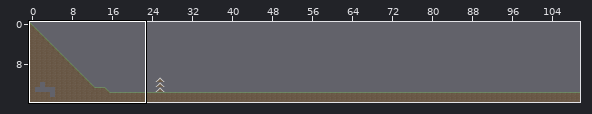
Tiled map, stored at Content/LevelDesignThree.tmx. The first picture is a wide view before the edit; the outline marks the close-up.
Close-up. As it was:
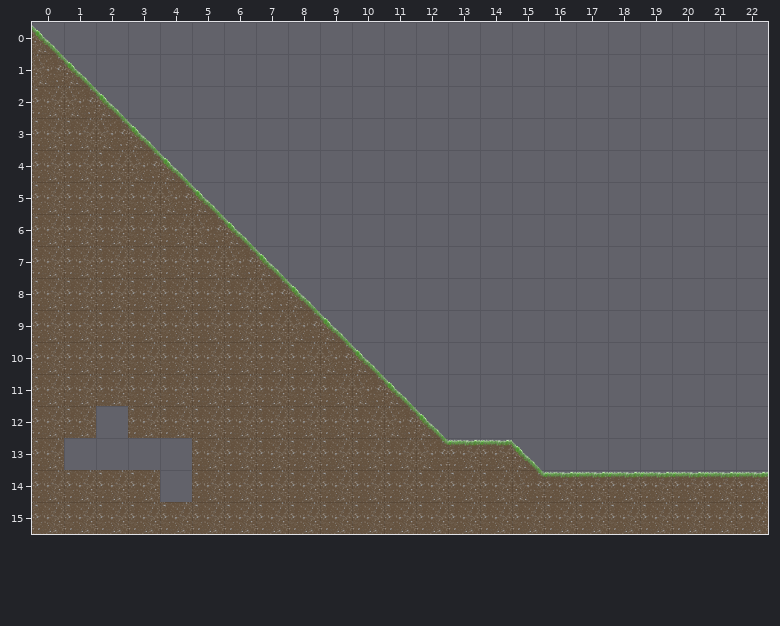
Cells are 64x64 px. Shown: x 0..22, y 0..15. The commit also changed other parts of the map, which this record leaves out.
The result:
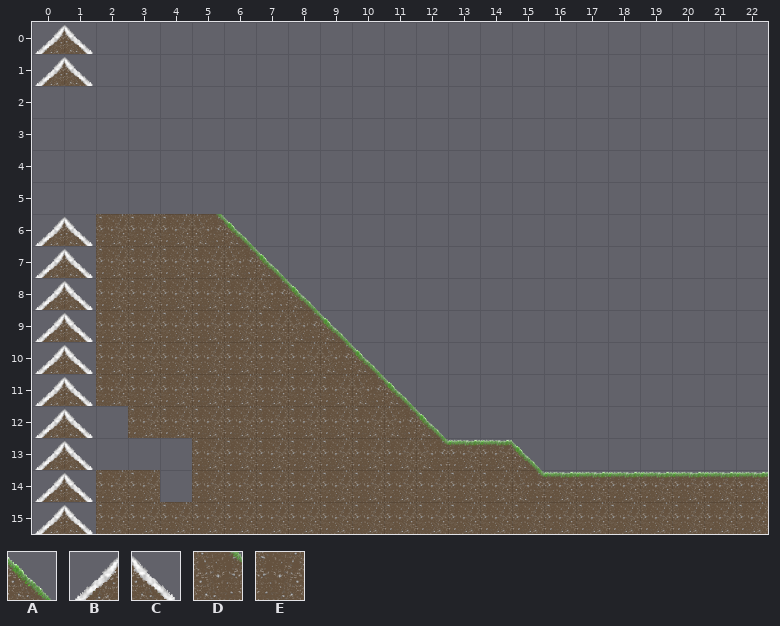
Key: from "tilesheet": A 2, B 3, C 4, D 8, E 12.
_ is an empty cell.
Changes in this commit:
Layer "Tile FG":
Tile A gives way to tile B in row 0 at x 0.
Tile D gives way to tile B in row 1 at x 0.
Tile E gives way to tile B in rows 6 to 15 at x 0.
Tile A gives way to tile C in row 1 at x 1.
Tile E gives way to tile C in rows 6 to 12 at x 1; in rows 14 to 15 at x 1.
The edit adds tile C in row 0 at x 1; in row 13 at x 1.
The author cleared tile A in row 2 at x 2; in row 3 at x 3; in row 4 at x 4; in row 5 at x 5.
The author cleared tile D in row 2 at x 1; in row 3 at x 2; in row 4 at x 3; in row 5 at x 4.
The author cleared tile E in row 2 at x 0; in row 3 at x 0 to 1; in row 4 at x 0 to 2; in row 5 at x 0 to 3.
